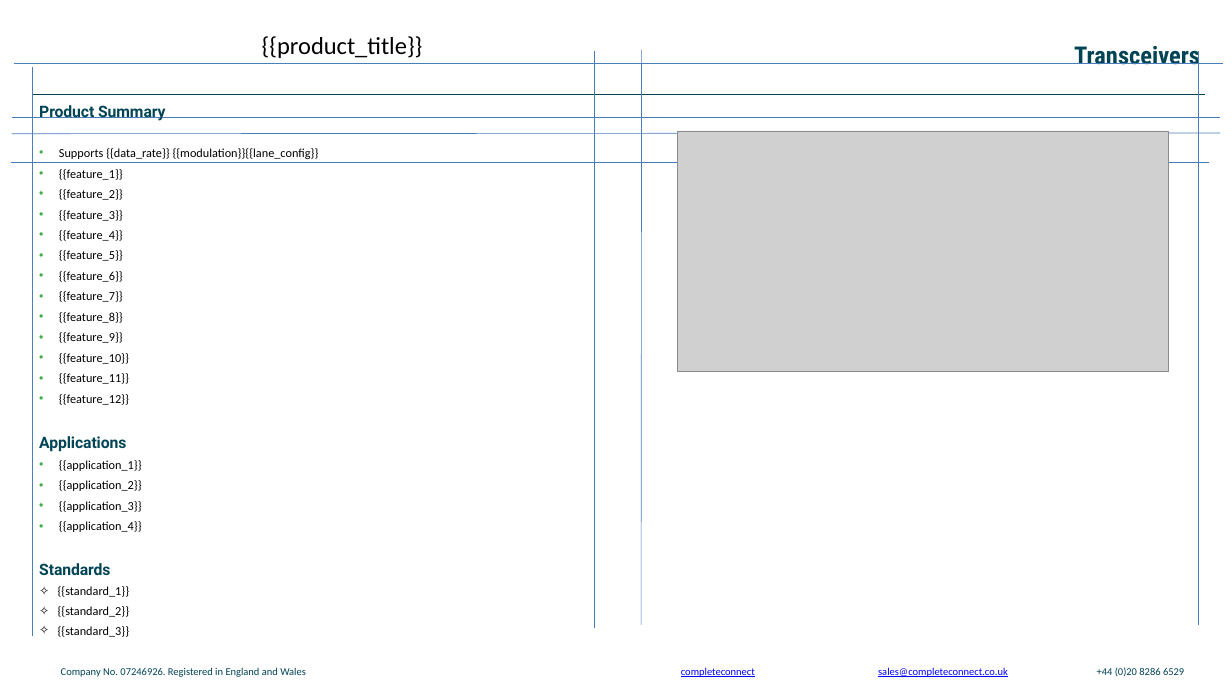
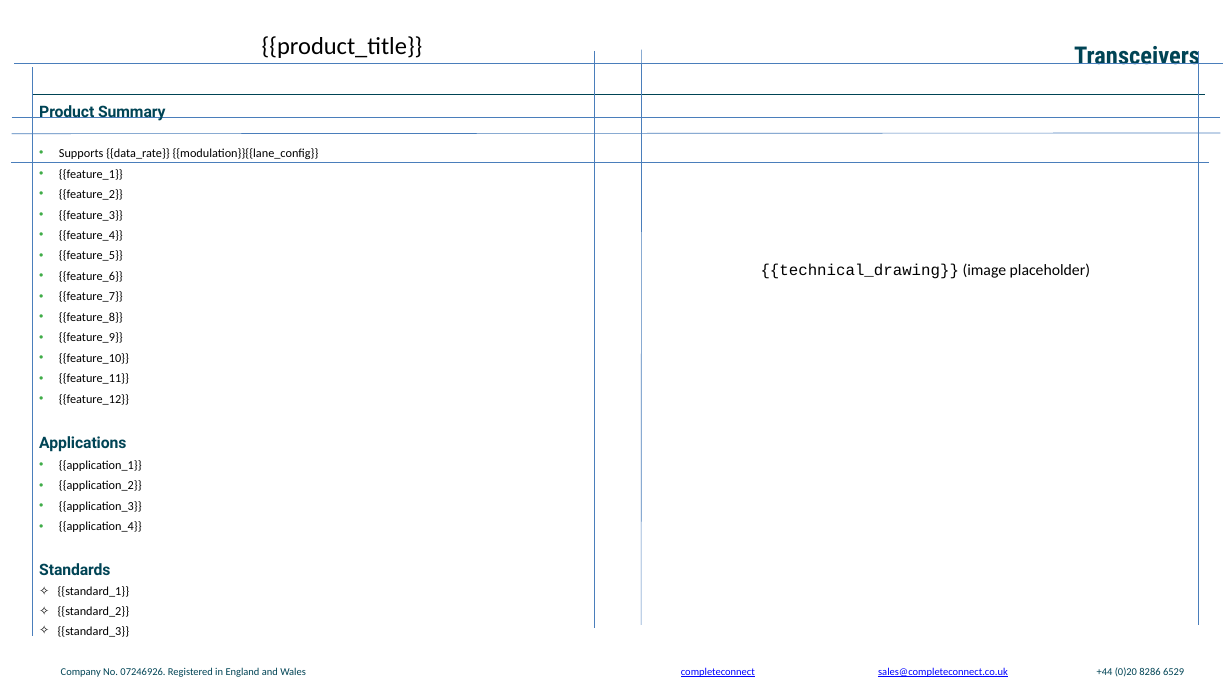
Before and after one commit to Sofiavenizelos/pptx-filler, a slide deck: slide 1 of template.pptx. Drawn at 1232x693 pixels with LibreOffice and Linux fonts; fonts in the diff are those of the drawing; grey boxes stand for pictures; background and template pictures are left out. Boxes give left, top, right and bottom in pixels: in the first picture for what was removed or moved away, otherwise in the second. Text is boxed around its words. In the diff, an @@ line names an element or a change of style, - is before the commit and + after.

```diff
--- a/template.pptx
+++ b/template.pptx
@@ picture removed at [677,131,1168,372] @@
@@ text added at [761,263,1090,279], 18 pt, text #000000 @@
+{{technical_drawing}} (image placeholder)
```
Also in this commit, not shown: 3 other slides changed.
